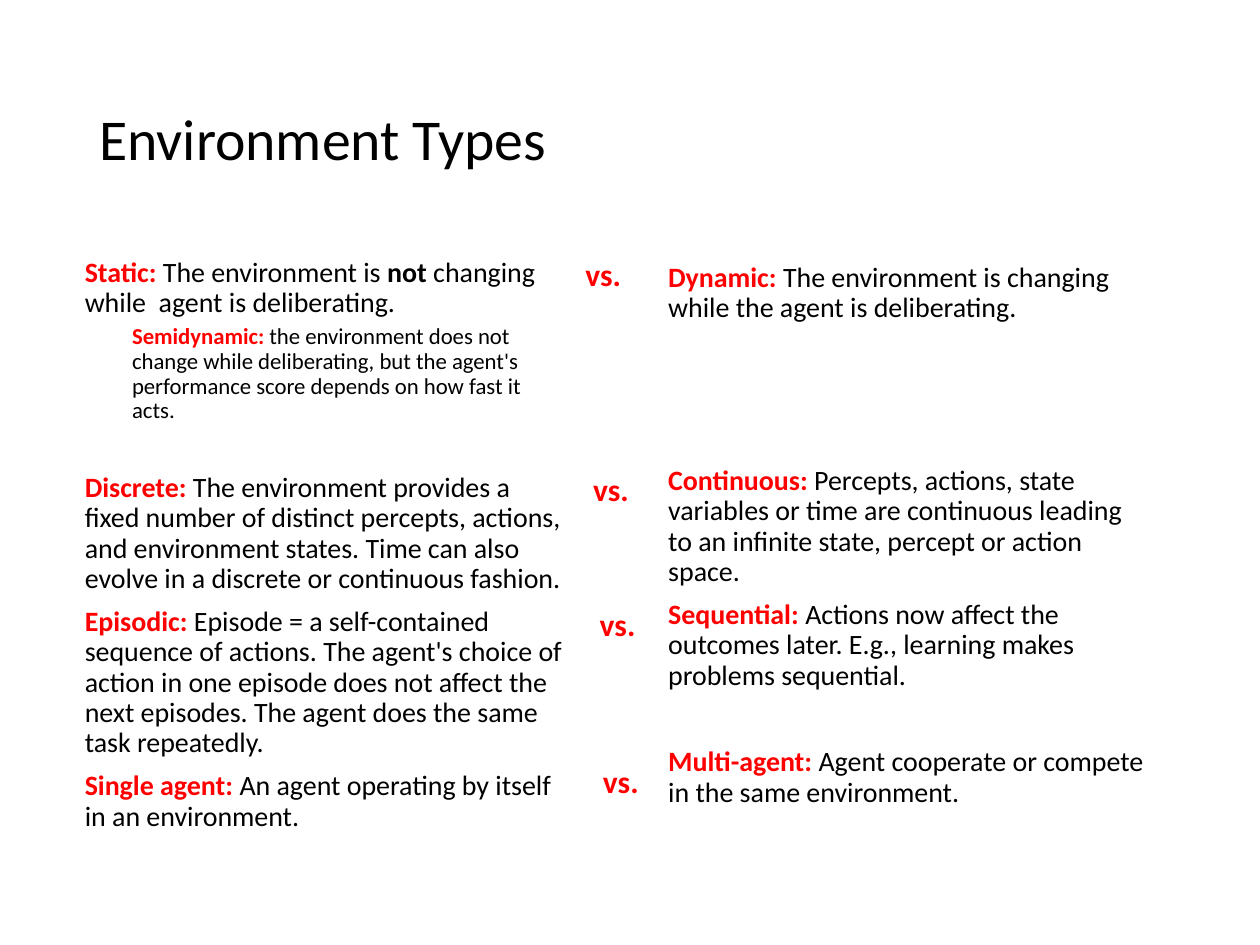
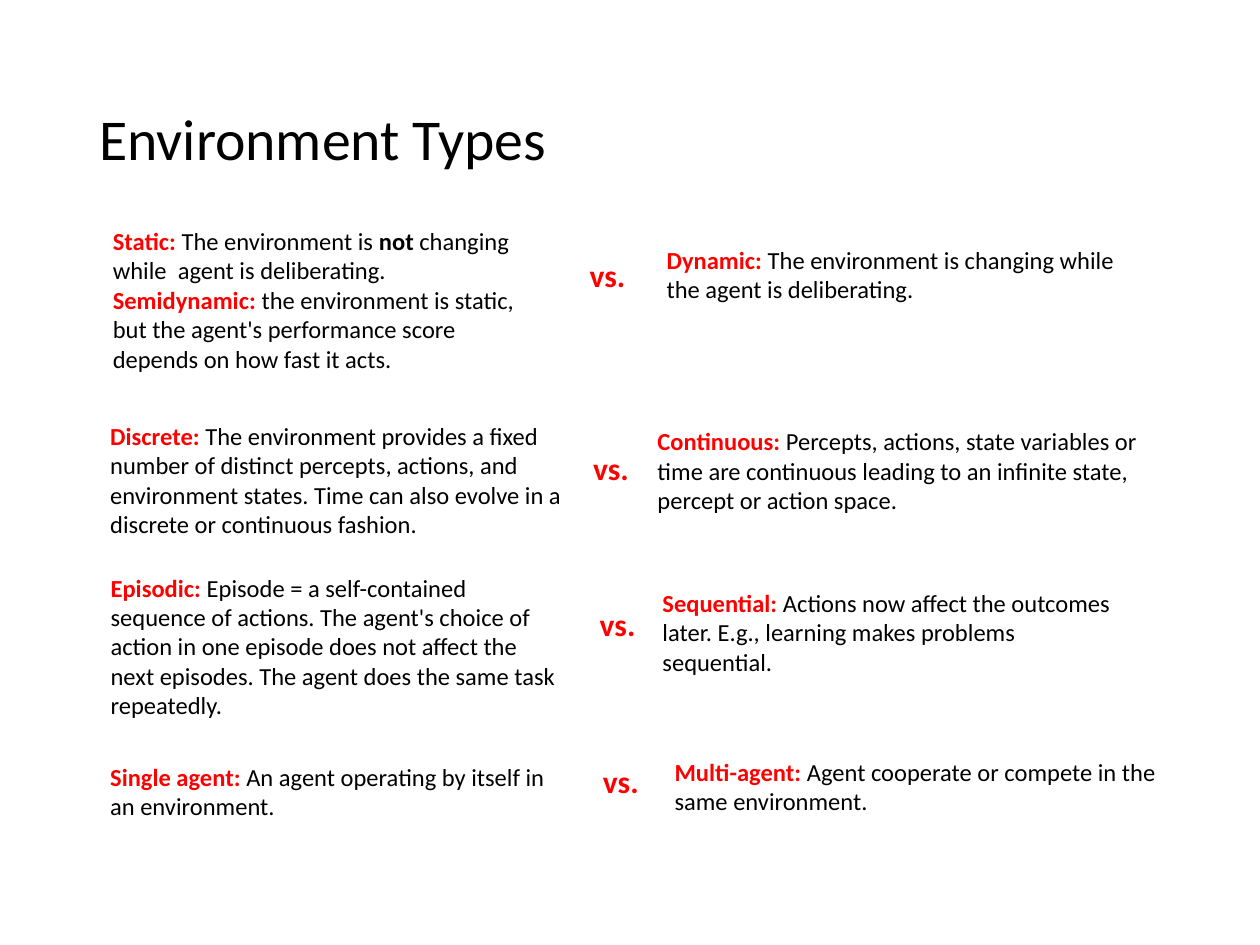
Before and after one commit to mhahsler/CS7320-AI, a slide deck: slide 16 of slides/02_agents.pptx. Drawn at 1260x945 pixels with LibreOffice and Linux fonts; fonts in the diff are those of the drawing. Boxes give left, top, right and bottom in pixels: in the first picture for what was removed or moved away, otherwise in the second. Text is boxed around its words. In the diff, an @@ line names an element or a change of style, - is before the commit and + after.

```diff
--- a/slides/02_agents.pptx
+++ b/slides/02_agents.pptx
@@ text added at <box>113,233,514,372</box>, 14 pt, text #000000 @@
+Static: The environment is not changing while agent is deliberating. Semidynamic: the environment is static, but the agent's performance score depends on how fast it acts.
@@ text removed at <box>85,262,562,827</box> @@
-Static: The environment is not changing while agent is deliberating.
-  Semidynamic: the environment does not change while deliberating, but the agent's performance score depends on how fast it acts.
-Discrete: The environment provides a fixed number of distinct percepts, actions, and environment states. Time can also evolve in a discrete or continuous fashion.
-Episodic: Episode = a self-contained sequence of actions. The agent's choice of action in one episode does not affect the next episodes. The agent does the same task repeatedly.
-Single agent: An agent operating by itself in an environment.
@@ text "vs.": place and size @@
-text "vs." at <box>585,270,621,287</box>
+text "vs." at <box>590,271,626,288</box>
@@ text added at <box>667,252,1114,303</box>, 14 pt, text #000000 @@
+Dynamic: The environment is changing while the agent is deliberating.
@@ text removed at <box>668,267,1143,776</box> @@
-Dynamic: The environment is changing while the agent is deliberating.
-Continuous: Percepts, actions, state variables or time are continuous leading to an infinite state, percept or action space.
-Sequential: Actions now affect the outcomes later. E.g., learning makes problems sequential.
-Multi-agent: Agent cooperate or compete in the same environment.
@@ text added at <box>110,428,561,534</box>, 14 pt, text #000000 @@
+Discrete: The environment provides a fixed number of distinct percepts, actions, and environment states. Time can also evolve in a discrete or continuous fashion.
@@ text "vs.": place and size @@
-text "vs." at <box>593,485,629,502</box>
+text "vs." at <box>593,464,629,481</box>
@@ text added at <box>657,433,1136,513</box>, 14 pt, text #000000 @@
+Continuous: Percepts, actions, state variables or time are continuous leading to an infinite state, percept or action space.
@@ text added at <box>111,579,554,718</box>, 14 pt, text #000000 @@
+Episodic: Episode = a self-contained sequence of actions. The agent's choice of action in one episode does not affect the next episodes. The agent does the same task repeatedly.
@@ text added at <box>662,594,1109,675</box>, 14 pt, text #000000 @@
+Sequential: Actions now affect the outcomes later. E.g., learning makes problems sequential.
@@ text added at <box>110,768,545,815</box>, 14 pt, text #000000 @@
+Single agent: An agent operating by itself in an environment.
@@ text added at <box>675,763,1155,810</box>, 14 pt, text #000000 @@
+Multi-agent: Agent cooperate or compete in the same environment.
```
Also in this commit, not shown: 6 other slides changed, 1 other file.
